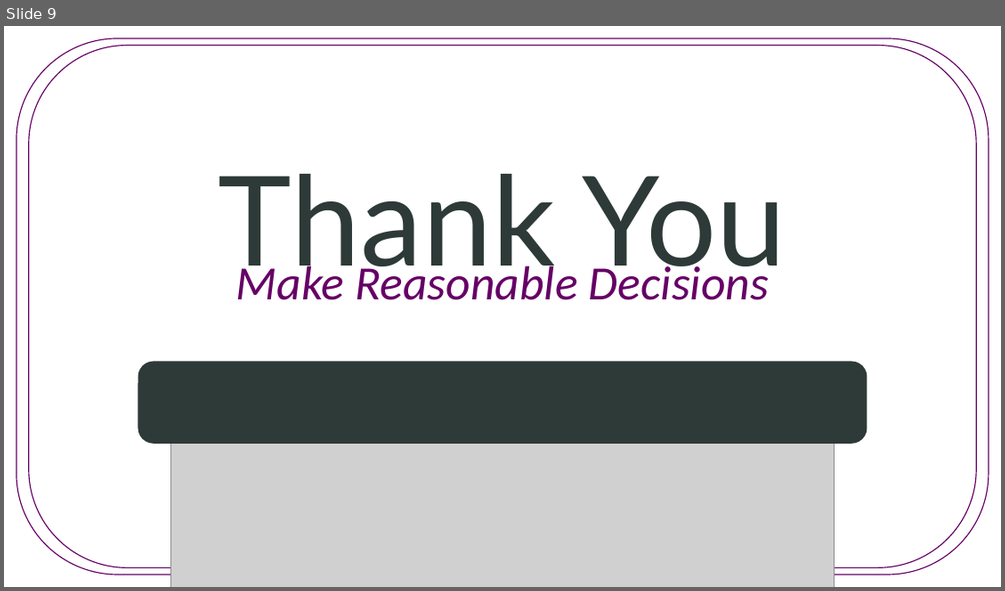
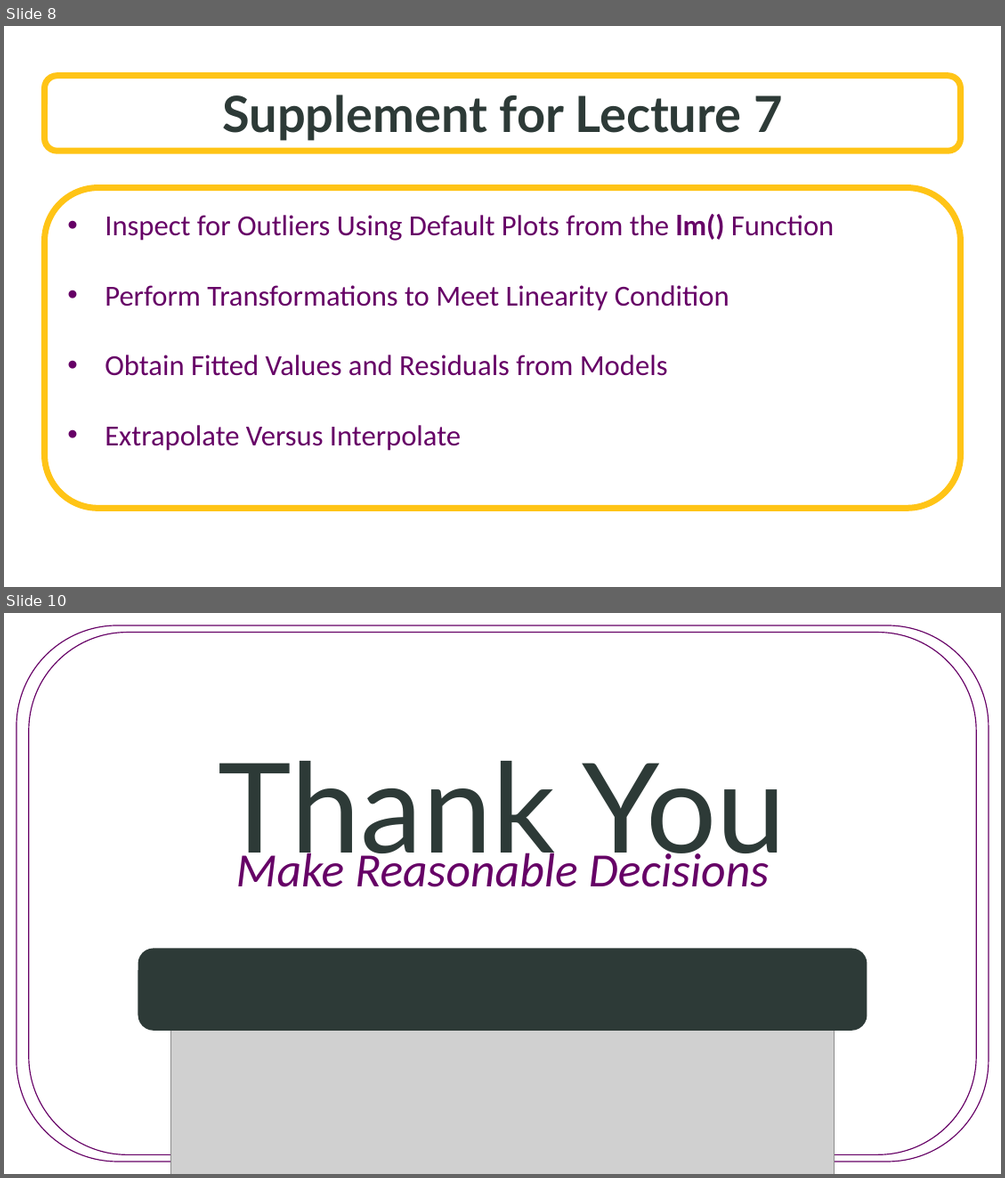
Before and after one commit to SuperMarioGiacomazzo/STOR455_WEBSITE, a slide deck: Lectures/7 - Outliers and Influential Points.pptx. Shown one above the other, each under a label of ours: slide 9 before the commit, slides 8 and 10 after it; the slides between them are not shown. The pictures are 1005x591 and 1005x1178 pixels, drawn with LibreOffice and Linux fonts; fonts in the diff are those of the drawing; grey boxes stand for pictures; background and template pictures are left out. Boxes give left, top, right and bottom in pixels: in the first picture for what was removed or moved away, otherwise in the second. Text is boxed around its words. In the diff, an @@ line names an element or a change of style, - is before the commit and + after.

```diff
--- a/Lectures/7 - Outliers and Influential Points.pptx
+++ b/Lectures/7 - Outliers and Influential Points.pptx
@@ slide 8 added at [4,26,1001,587], background picture (left out) @@
@@ rounded rectangle added at [44,75,961,151], fill #FFFFFF at 70% opacity, outline #FFC416 6 pt, 48 pt, text #2D3A37, bold @@
+Supplement for Lecture 7
@@ rounded rectangle added at [44,187,961,507], fill #FFFFFF, outline #FFC416 6 pt, 28 pt, text #660066 @@
+• Inspect for Outliers Using Default Plots from the lm() Function
+• Perform Transformations to Meet Linearity Condition
+• Obtain Fitted Values and Residuals from Models
+• Extrapolate Versus Interpolate
@@ what was slide 9 is now slide 10 @@
```
Also in this commit, not shown: 2 slides changed, 6 other slides added, 6 slides removed, 18 other files.
